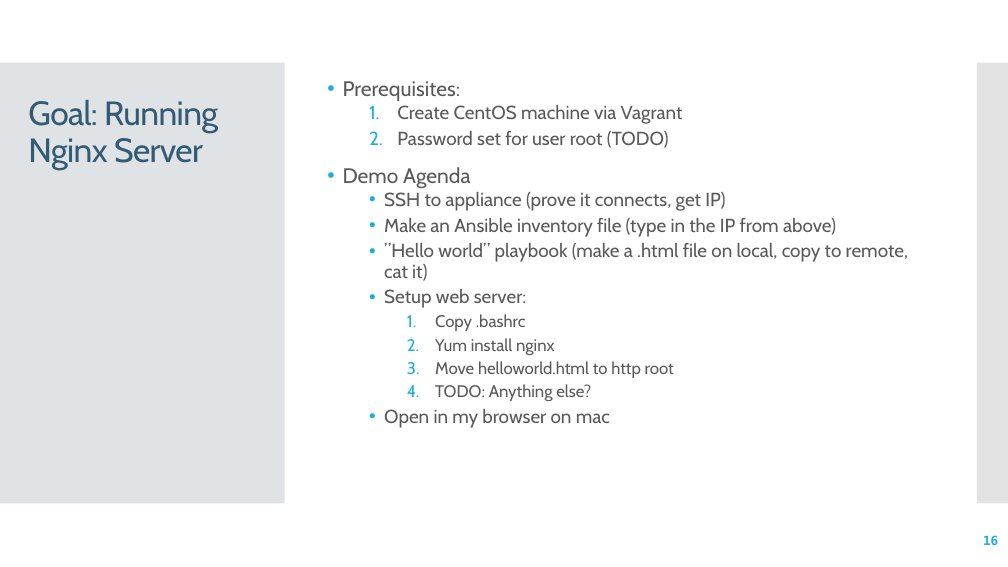
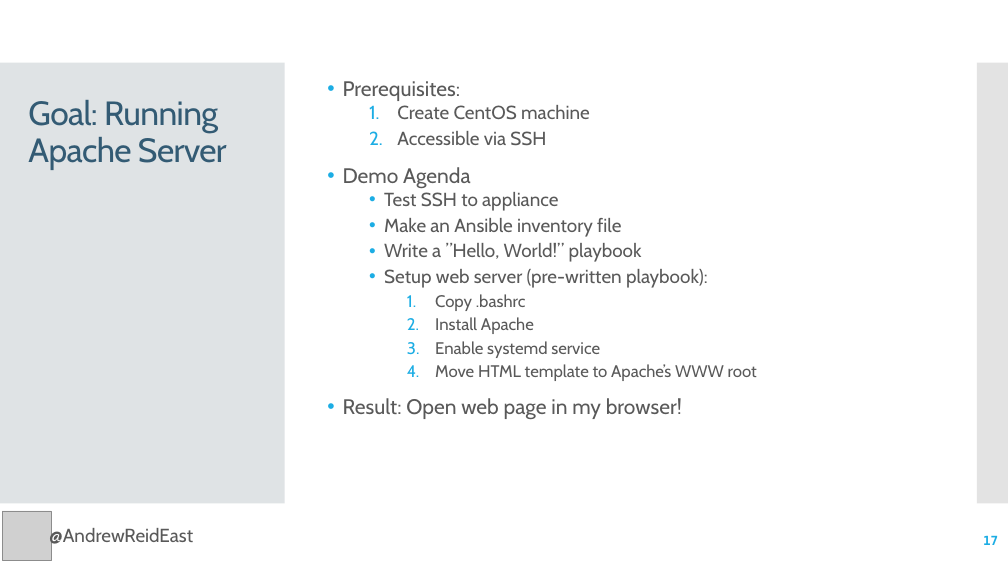
Before and after one commit to reideast/ansible-sandbox, a slide deck: slide 17 of Ansible ABC's and Tower Tips.pptx (slide 16 before the commit). Drawn at 1008x567 pixels with LibreOffice and Linux fonts; fonts in the diff are those of the drawing; grey boxes stand for pictures. Boxes give left, top, right and bottom in pixels: in the first picture for what was removed or moved away, otherwise in the second. Text is boxed around its words. In the diff, an @@ line names an element or a change of style, - is before the commit and + after.

```diff
--- a/Ansible ABC's and Tower Tips.pptx
+++ b/Ansible ABC's and Tower Tips.pptx
@@ title at [28, 100, 227, 170]: text changed @@
-Goal: Running Nginx Server
+Goal: Running Apache Server
@@ text at [397, 105, 590, 146]: text changed @@
-  1. Create CentOS machine via Vagrant
-  2. Password set for user root (TODO)
+  1. Create CentOS machine
+  2. Accessible via SSH
@@ text at [384, 192, 708, 288]: text changed @@
-  • SSH to appliance (prove it connects, get IP)
-  • Make an Ansible inventory file (type in the IP from above)
-  • ”Hello world” playbook (make a .html file on local, copy to remote, cat it)
-  • Setup web server:
+  • Test SSH to appliance
+  • Make an Ansible inventory file
+  • Write a ”Hello, World!” playbook
+  • Setup web server (pre-written playbook):
@@ text at [343, 317, 757, 419]: text changed @@
-    2. Yum install nginx
-    3. Move helloworld.html to http root
-    4. TODO: Anything else?
-  • Open in my browser on mac
+    2. Install Apache
+    3. Enable systemd service
+    4. Move HTML template to Apache’s WWW root
+• Result: Open web page in my browser!
@@ picture added at [2, 511, 51, 560] @@
@@ text added at [49, 527, 193, 548], 18 pt, text #595959 @@
+@AndrewReidEast
@@ page number at [983, 535, 998, 545]: text changed @@
-16
+17
```
Also in this commit, not shown: 19 other slides changed, 1 slide added.
